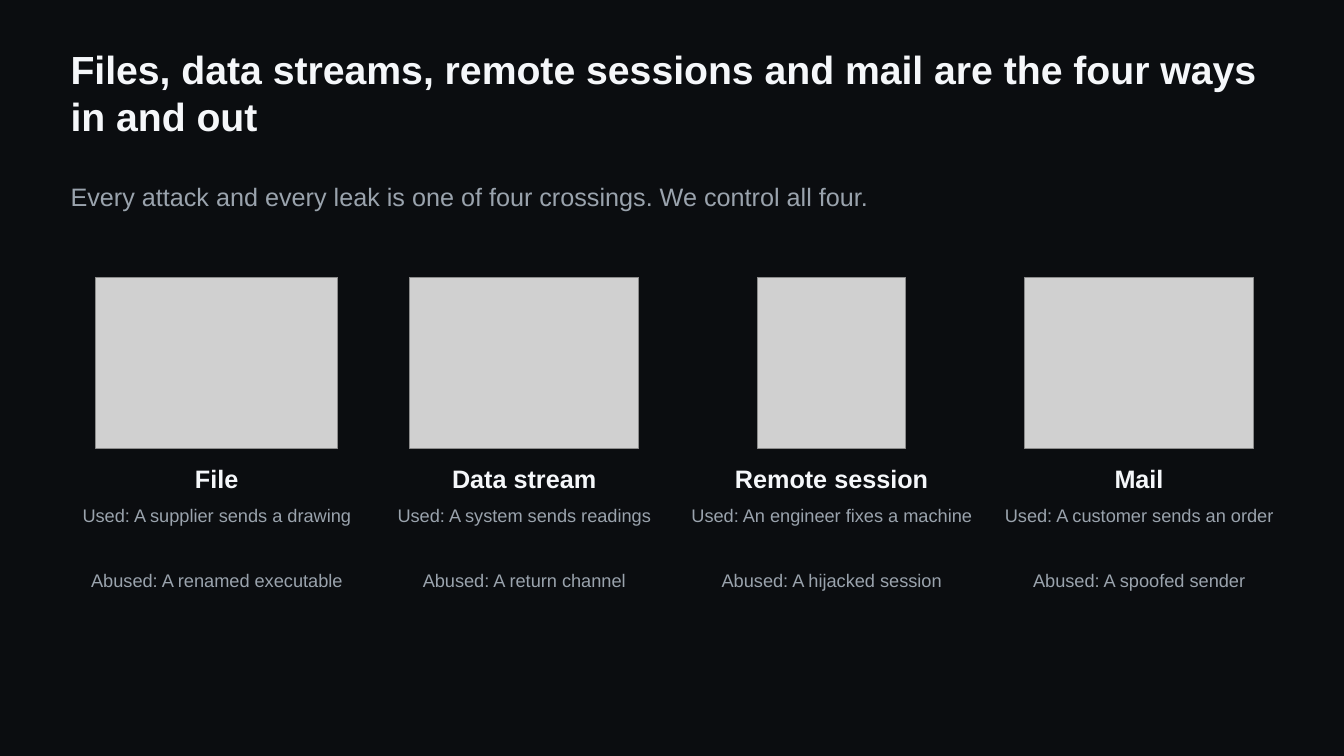
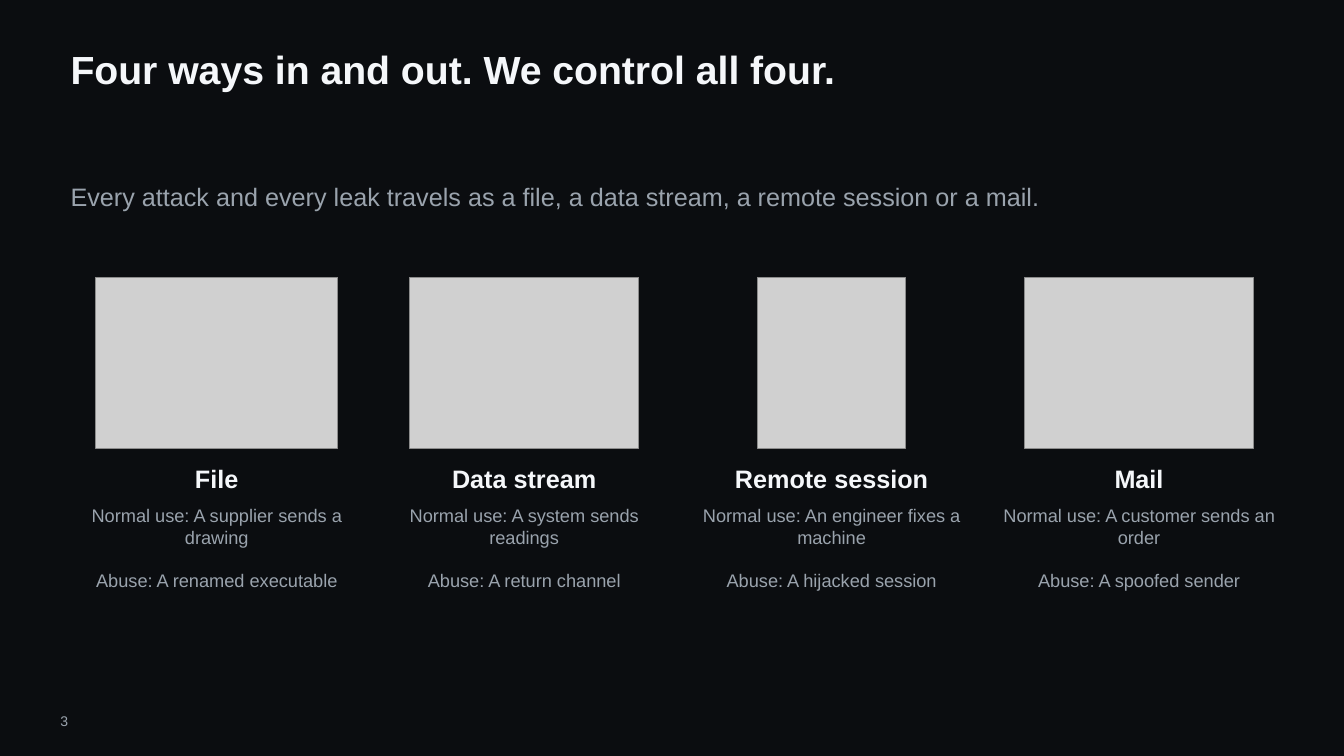
Before and after one commit to hybridus/DFX_Marketing, a slide deck: slide 3 of Projects/03_Presales_Master_Deck/pilot/DFX_Master_deck.pptx (slide 2 before the commit). Drawn at 1344x756 pixels with LibreOffice and Linux fonts; fonts in the diff are those of the drawing; grey boxes stand for pictures; background and template pictures are left out. Boxes give left, top, right and bottom in pixels: in the first picture for what was removed or moved away, otherwise in the second. Text is boxed around its words. In the diff, an @@ line names an element or a change of style, - is before the commit and + after.

```diff
--- a/Projects/03_Presales_Master_Deck/pilot/DFX_Master_deck.pptx
+++ b/Projects/03_Presales_Master_Deck/pilot/DFX_Master_deck.pptx
@@ text at [71, 55, 835, 92]: text changed @@
-Files, data streams, remote sessions and mail are the four ways in and out
+Four ways in and out. We control all four.
@@ text at [71, 188, 1039, 211]: text changed @@
-Every attack and every leak is one of four crossings. We control all four.
+Every attack and every leak travels as a file, a data stream, a remote session or a mail.
@@ text at [92, 509, 342, 548]: text changed @@
-Used: A supplier sends a drawing
+Normal use: A supplier sends a drawing
@@ text at [410, 509, 638, 548]: text changed @@
-Used: A system sends readings
+Normal use: A system sends readings
@@ text at [703, 509, 960, 544]: text changed @@
-Used: An engineer fixes a machine
+Normal use: An engineer fixes a machine
@@ text at [1003, 509, 1275, 544]: text changed @@
-Used: A customer sends an order
+Normal use: A customer sends an order
@@ text at [96, 574, 338, 587]: text changed @@
-Abused: A renamed executable
+Abuse: A renamed executable
@@ text at [428, 574, 621, 587]: text changed @@
-Abused: A return channel
+Abuse: A return channel
@@ text at [727, 574, 937, 591]: text changed @@
-Abused: A hijacked session
+Abuse: A hijacked session
@@ text at [1038, 574, 1240, 591]: text changed @@
-Abused: A spoofed sender
+Abuse: A spoofed sender
@@ page number added at [60, 716, 68, 726], 10 pt, text #9AA3AD @@
+3
```
Also in this commit, not shown: 20 other slides changed, 2 slides added, 1 slide removed, 11 other files.
